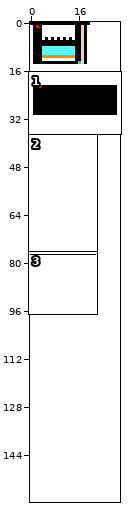
A sprite sheet gets an edit: android/assets/data/bonuslevels.png. Above, an overview of the earlier version with the close-up marked.
Close-up. Earlier state:
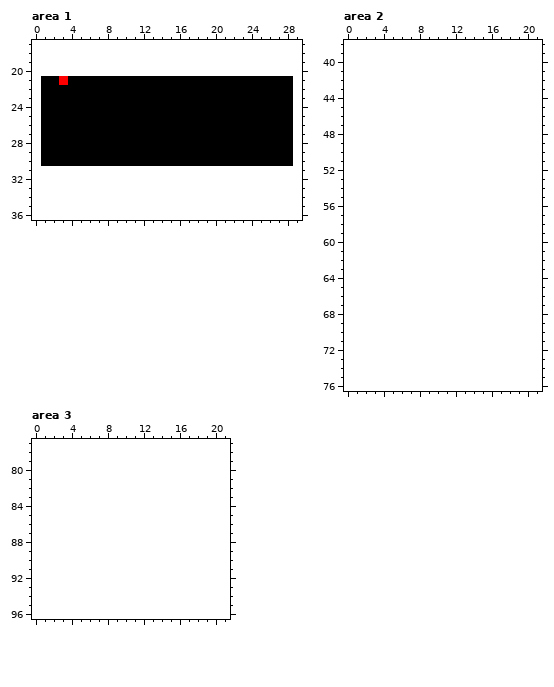
The file is 30x160 pixels. Shown: area 1: x 0..29, y 17..36; area 2: x 0..21, y 38..76; area 3: x 0..21, y 77..96.
After the commit:
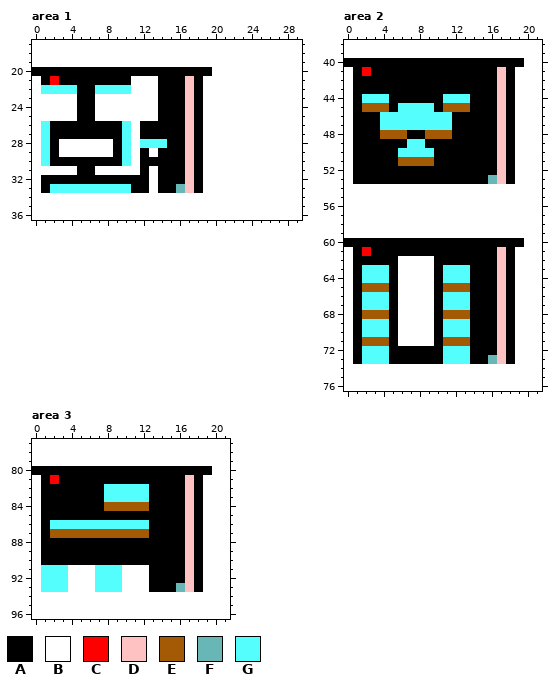
Palette (. is transparent): A #000000  B #ffffff  C #ff0000  D #ffc2c2  E #a45a04  F #68b7b6  G #54fefc
The author wrote: added more bonus levels
Difference:
Changed rows in their new state; - is an unchanged pixel.
Area 1:
first column x 0:
20 AAAAAAAAAAAAAAAAAAAA---------
21 --CA-------BBB---D-BBBBBBBBBB
22 -GGGG--GGGGBBB---D-BBBBBBBBBB
23 -BBBB--BBBBBBB---D-BBBBBBBBBB
24 -BBBB--BBBBBBB---D-BBBBBBBBBB
25 -BBBB--BBBBBBB---D-BBBBBBBBBB
26 -G--------GB-----D-BBBBBBBBBB
27 -G--------GB-----D-BBBBBBBBBB
28 -G-BBBBBB-GBGGG--D-BBBBBBBBBB
29 -G-BBBBBB-GB-B---D-BBBBBBBBBB
30 -G--------GB-----D-BBBBBBBBBB
31 -----AA-----A-AAADA----------
32 -AAAAAAAAAAAA-AAADA----------
33 -AGGGGGGGGGAA-AAFDA----------
Area 2:
first column x 0:
40 AAAAAAAAAAAAAAAAAAAA
41 -ACAAAAAAAAAAAAAADA-
42 -AAAAAAAAAAAAAAAADA-
43 -AAAAAAAAAAAAAAAADA-
44 -AGGGAAAAAAGGGAAADA-
45 -AEEEAGGGGAEEEAAADA-
46 -AAAGGGGGGGGAAAAADA-
47 -AAAGGGGGGGGAAAAADA-
48 -AAAEEEAAEEEAAAAADA-
49 -AAAAAAGGAAAAAAAADA-
50 -AAAAAGGGGAAAAAAADA-
51 -AAAAAEEEEAAAAAAADA-
52 -AAAAAAAAAAAAAAAADA-
53 -AAAAAAAAAAAAAAAFDA-
first column x 0:
60 AAAAAAAAAAAAAAAAAAAA
61 -ACAAAAAAAAAAAAAADA-
62 -AAAAA----AAAAAAADA-
63 -AGGGA----AGGGAAADA-
64 -AGGGA----AGGGAAADA-
65 -AEEEA----AEEEAAADA-
66 -AGGGA----AGGGAAADA-
67 -AGGGA----AGGGAAADA-
68 -AEEEA----AEEEAAADA-
69 -AGGGA----AGGGAAADA-
70 -AGGGA----AGGGAAADA-
71 -AEEEA----AEEEAAADA-
72 -AGGGAAAAAAGGGAAADA-
73 -AGGGAAAAAAGGGAAFDA-
Area 3:
first column x 0:
80 AAAAAAAAAAAAAAAAAAAA
81 -ACAAAAAAAAAAAAAADA-
82 -AAAAAAAGGGGGAAAADA-
83 -AAAAAAAGGGGGAAAADA-
84 -AAAAAAAEEEEEAAAADA-
85 -AAAAAAAAAAAAAAAADA-
86 -AGGGGGGGGGGGAAAADA-
87 -AEEEEEEEEEEEAAAADA-
88 -AAAAAAAAAAAAAAAADA-
89 -AAAAAAAAAAAAAAAADA-
90 -AAAAAAAAAAAAAAAADA-
91 -GGG---GGG---AAAADA-
92 -GGG---GGG---AAAADA-
93 -GGG---GGG---AAAFDA-
Where, in picture pixels (left, top, right, bottom), the same in both close-ups:
changed: (32, 67, 293, 193)
changed: (344, 58, 524, 184)
changed: (344, 238, 524, 364)
changed: (32, 466, 212, 592)
